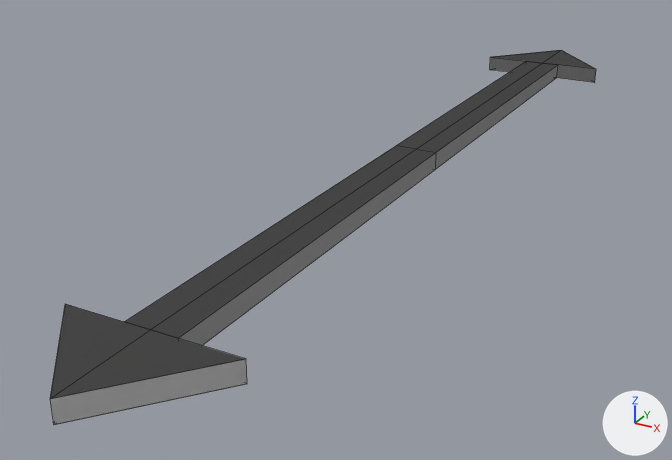
Renders of the Blender file Arrow/Arrow.blend from each side of a commit.
Rendered twice from a camera (50 mm lens) standing at (1.19, -2.71, 1.06) and looking at (-0.19, -0.21, -0.19). The axes (+X, +Y, +Z) are drawn at lower right. The lights are the same throughout. Mesh edges are drawn as thin lines.
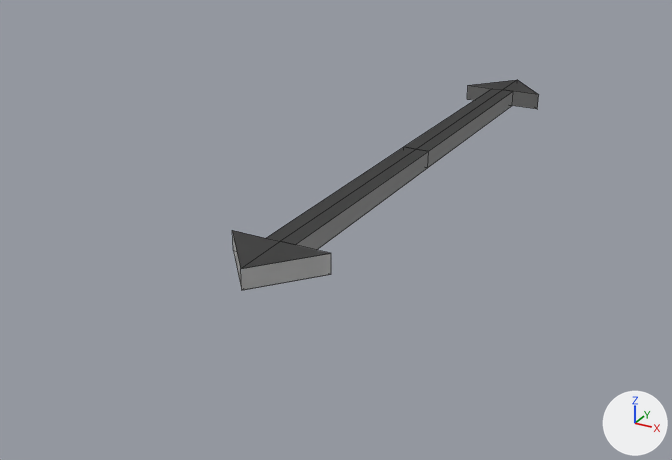
Pixel boxes [x1, y1, x2, y2] of what changed, in the pictures (672 x 460 px):
'Plane', reshaped, rescaled, modifiers changed (44% narrower, 44% shorter)
    before: [50, 50, 596, 425]
    after: [232, 80, 539, 290]
part 1 of me_plane, added
    after: [232, 80, 539, 290]

The edits, one by one:
me_plane is used by ob_plane; location (0.0, 0.0, 0.0); scale (0.285, 1.0, 1.0).
me_plane had 18 vertices, 14 faces and spanned x -0.86..0.86, y 0.0..1.67, z 0.0..0.06.
me_plane now has 50 vertices, 56 faces and spans x -0.86..0.86, y -1.67..1.67, z 0.0..0.06.
Part 1, on me_plane:
2 vertices are added at (0.0, -1.67, 0.0), (0.0, -1.67, 0.06).
6 new vertices lie (0.0, -1.38, 0.0) away from vertices in x -0.26..0.26, y 0.0, z 0.0..0.06.
6 new vertices lie (-0.26, 0.0, 0.0) away from vertices in x 0.0, y -1.38..1.38, z 0.0..0.06.
6 new vertices lie (-0.6, 0.0, 0.0) away from vertices in x -0.26, y -1.38..1.38, z 0.0..0.06.
6 new vertices lie (0.26, 0.0, 0.0) away from vertices in x 0.0, y -1.38..1.38, z 0.0..0.06.
6 new vertices lie (0.6, 0.0, 0.0) away from vertices in x 0.26, y -1.38..1.38, z 0.0..0.06.
42 new faces join them.
Object 'Plane' (ob_plane) loses its MIRROR modifier named 'Mirror'.
Modifier setting removed (it was use_axis = (True, True, False)).
Modifier setting removed (it was use_clip = True).
Object 'Plane' (ob_plane) is rescaled from (0.285, 1.0, 1.0) to (0.175, 0.619, 1.0).
